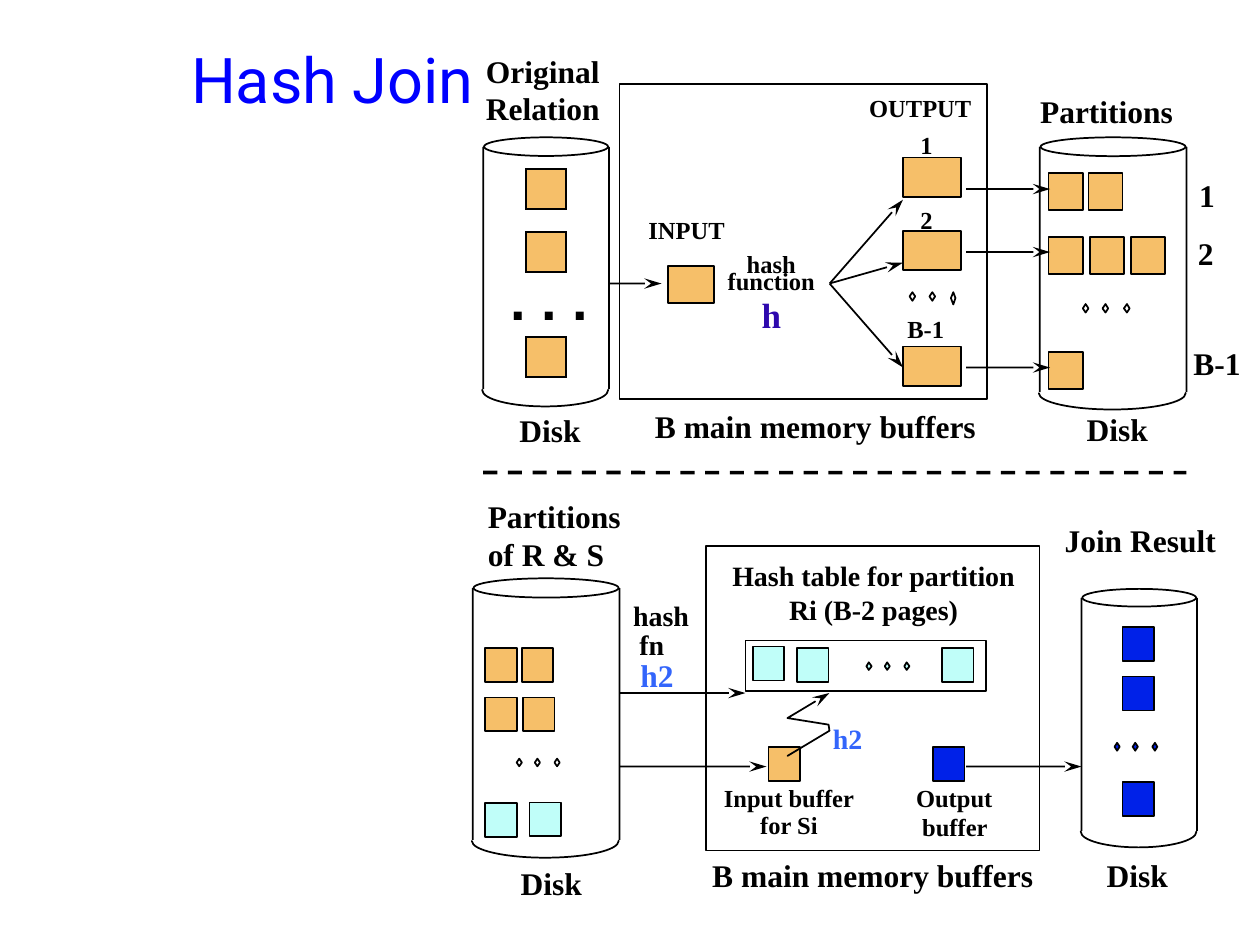
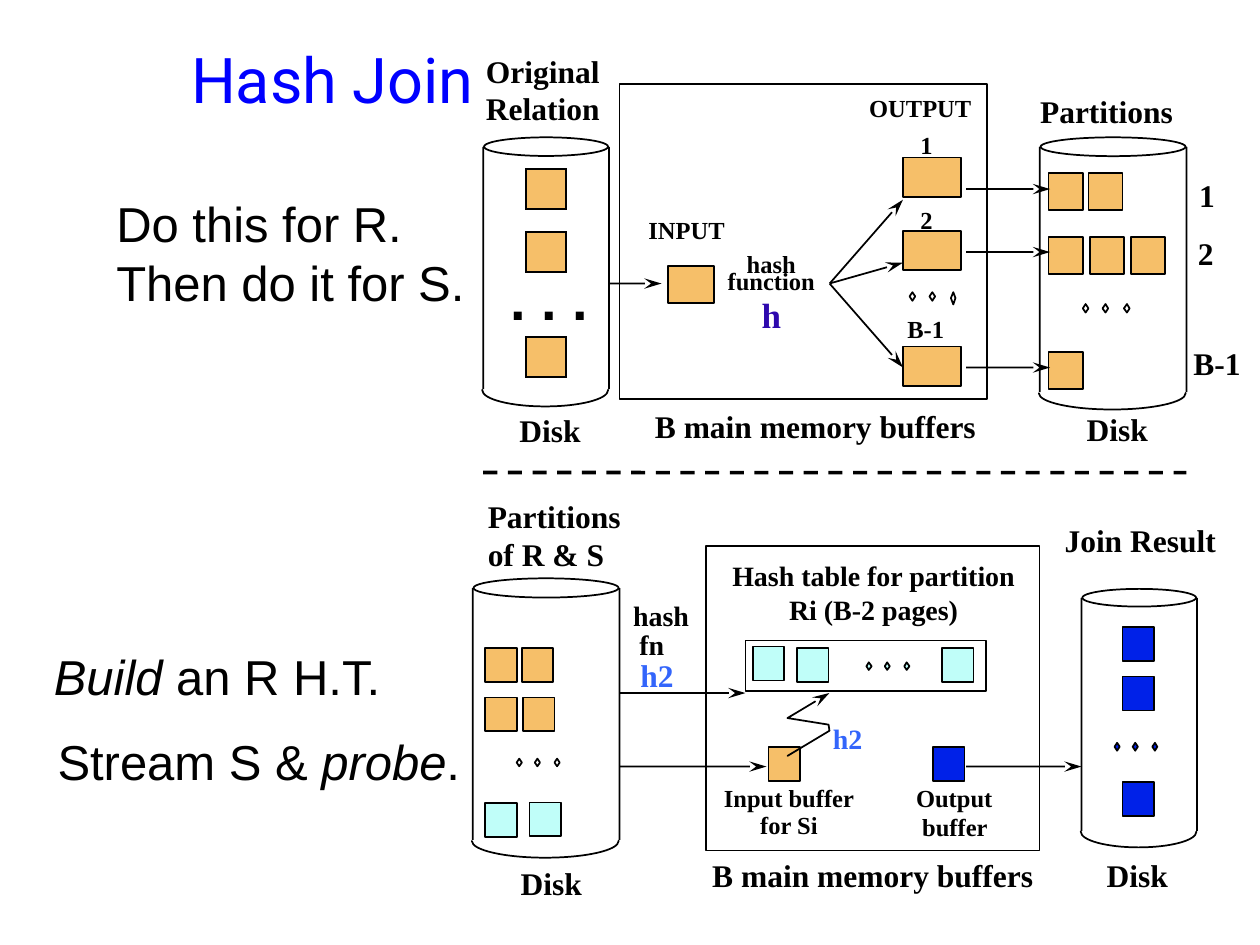
Before and after one commit to jhellerstein/cs186-09, a slide deck: slide 14 of lecs/10-QP2.ppt. Drawn at 1260x945 pixels with LibreOffice and Linux fonts; fonts in the diff are those of the drawing; background and template pictures are left out. Boxes give left, top, right and bottom in pixels: in the first picture for what was removed or moved away, otherwise in the second. Text is boxed around its words. In the diff, an @@ line names an element or a change of style, - is before the commit and + after.

```diff
--- a/lecs/10-QP2.ppt
+++ b/lecs/10-QP2.ppt
@@ text added at [116,206,464,302], 28 pt, text #000000 @@
+Do this for R.
+Then do it for S.
@@ text added at [54,659,380,696], 28 pt, text #000000 @@
+Build an R H.T.
@@ text added at [58,744,460,790], 28 pt, text #000000 @@
+Stream S & probe.
```
Also in this commit, not shown: 5 other slides changed, 1 other file.
